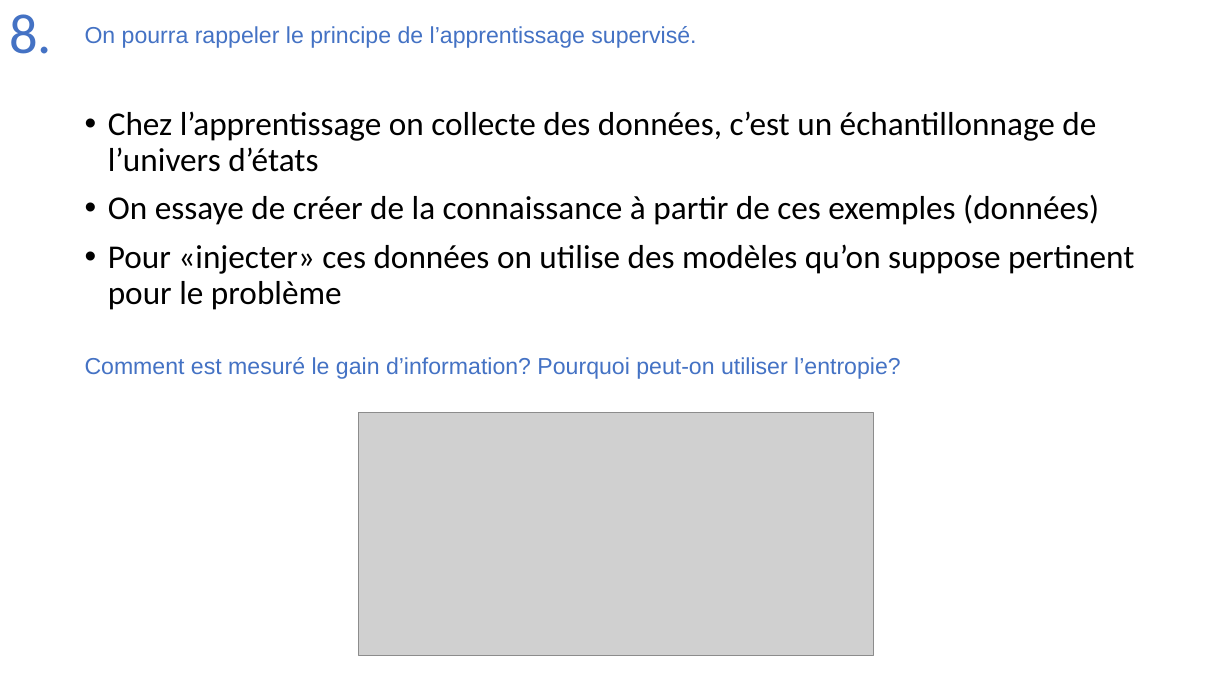
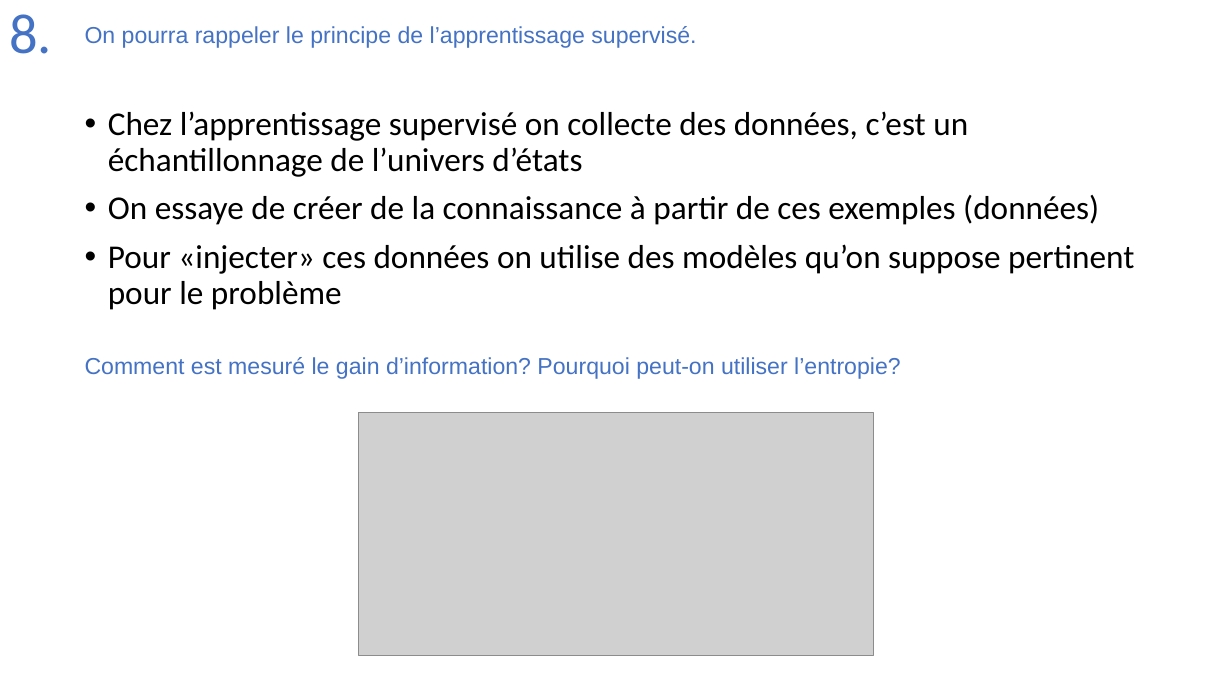
Before and after one commit to Joao-Quinta/Uni3eme, a slide deck: slide 44 of intelligenceArtificielle/Intelligence_artificielle_exam.pptx. Drawn at 1232x693 pixels with LibreOffice and Linux fonts; fonts in the diff are those of the drawing; grey boxes stand for pictures. Boxes give left, top, right and bottom in pixels: in the first picture for what was removed or moved away, otherwise in the second. Text is boxed around its words. In the diff, an @@ line names an element or a change of style, - is before the commit and + after.

```diff
--- a/intelligenceArtificielle/Intelligence_artificielle_exam.pptx
+++ b/intelligenceArtificielle/Intelligence_artificielle_exam.pptx
@@ text at <box>108,111,968,177</box>: text changed @@
-• Chez l’apprentissage on collecte des données, c’est un échantillonnage de l’univers d’états
+• Chez l’apprentissage supervisé on collecte des données, c’est un échantillonnage de l’univers d’états
```
Also in this commit, not shown: 3 other slides changed, 5 slides added.
